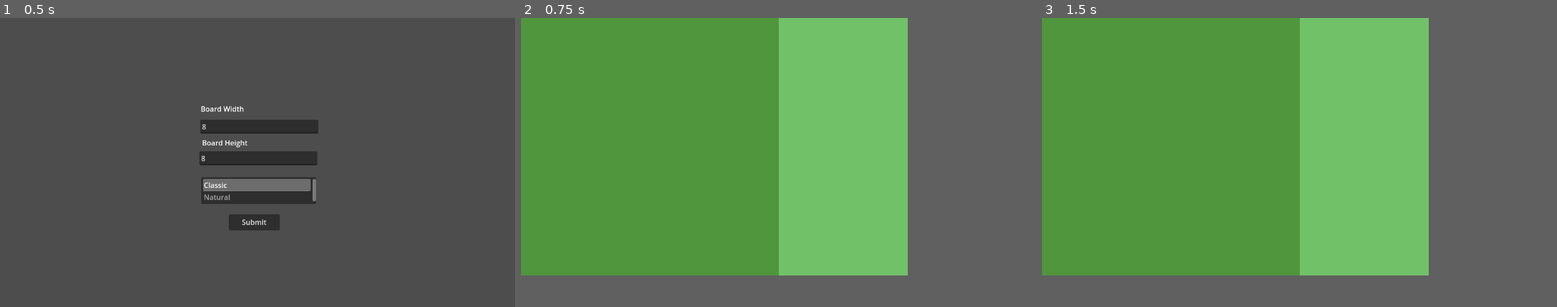
Above: before the commit, frames 1-3 (left to right).
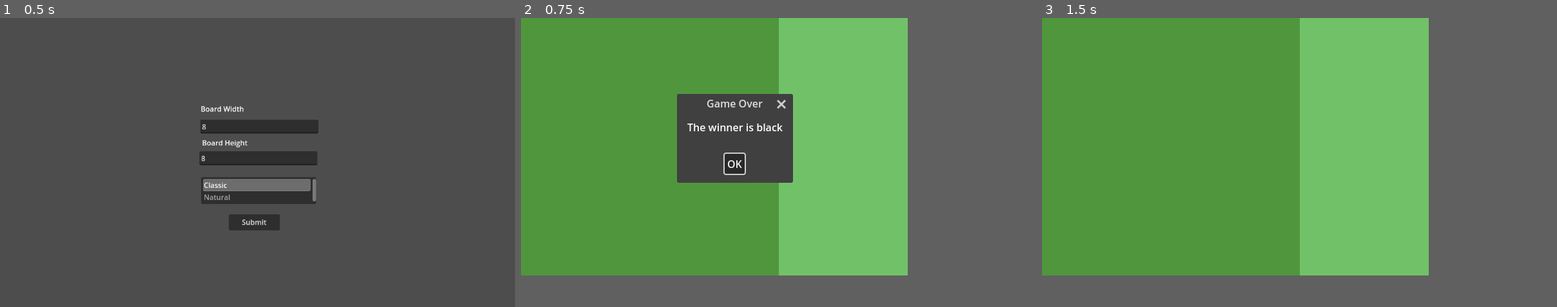
Above: after the commit, the same moments.

Repository: holerton/not-chess
Game: Godot game, scene res://scenes/start_menu.tscn
Two runs of this game, one before a commit and one after it. Both use one fixed random seed, a clock stepped at 60 frames per second and the inputs below.
Inputs (mouse positions are in pixels of both pictures, inside the frame that each line leads up to):
- Up to frame 1 (0.5 s): no input
- Up to frame 2 (0.75 s): click "Submit" at 0.5 s
- Up to frame 3 (1.5 s): click (1325, 182) at 1.25 s, where only the run after the commit has a clickable "OK"

Frame 1 is identical in both runs. In frame 2, 6.9% of the frame differs, in the area x 30-53%, y 26-58%; in frame 3, nothing differs.
Error before the commit: Parse Error: Could not resolve class "PieceContainer". (res://scripts/containers/Board.gd:2)
Error after the commit: Invalid access to property or key '_on_square_clicked' on a base object of type 'Control (ClassicMode.gd)'. (res://scripts/containers/PieceContainer.gd:37)

Commit message:
Bug fixes, new constants for states

Diff:
--- a/scripts/containers/Board.gd
+++ b/scripts/containers/Board.gd
@@ -2,15 +2,6 @@
 class_name Board
 ## Class that represents a chessboard. Contains instances of Square
 ## and a chessboard_map to easily find necessary information.
-
-## Emitted when user selects a piece on a chessboard
-signal existing_piece_selected(piece)
-
-## Emitted when user attacks a piece on a chessboard
-signal piece_attacked(other: BasePiece)
-
-## Emitted when user selects an empty square
-signal empty_square_selected(pos: String)
 
 ## Represents all the pieces on their respective places
 static var chessboard_map = []
--- a/scripts/containers/PieceContainer.gd
+++ b/scripts/containers/PieceContainer.gd
@@ -35,7 +35,7 @@
 			var size = Vector2(square_x_size, square_y_size)
 			var name = int_to_coords([j + 1, i + 1])
 			var reciever = get_node("../..")._on_square_clicked
-			var new_square = Square.new(dark, size, name)
+			var new_square = Square.new(dark, size, name, reciever)
 			add_child(new_square)
 
 ## Returns coordinate string from two integers
--- a/scripts/containers/PiecesSpawner.gd
+++ b/scripts/containers/PiecesSpawner.gd
@@ -3,8 +3,7 @@
 ## Class that stores the BasePieces used for cloning.
 ## Extends PieceContainer
 
-## Signal used when the user selects the BasePiece to clone
-signal final_selection(piece: BasePiece)
+signal move_army(piece: BasePiece)
 
 ## Button by pressing which the user indicates that he does not want to clone any BasePiece
 var move_army_button: Button
@@ -25,6 +24,8 @@
 
 	## Calling parent's _ready() method
 	super()
+
+	move_army.connect(get_node("../..").final_selection)
 
 	## Setting up the move_army_button
 	move_army_button = Button.new()
@@ -55,7 +56,7 @@
 
 ## Emits final_selection signal with null which means that no piece will be cloned
 func _move_army_button_pressed():
-	final_selection.emit(null)
+	move_army.emit(null)
 
 ## Creates all of the pieces in the PieceSpawner
 func basic_setup():
--- a/scripts/containers/Square.gd
+++ b/scripts/containers/Square.gd
@@ -10,6 +10,7 @@
 	square_clicked.emit(self)
 
 var state: int = 0
+var colors: Array = []
 
 ## Constructor, takes three arguments: dark, size, name.
 ## dark defines whether the square is bright or dark;
@@ -23,7 +24,6 @@
 		self.colors = [Color.ALICE_BLUE, Color.BLUE, Color.PALE_VIOLET_RED]
 
 	square_clicked.connect(signal_reciever)
-	self.container_name = get_parent().name
 	self.set_custom_minimum_size(size)
 	self.name = name
 	var panel = Panel.new()
@@ -37,6 +37,9 @@
 
 func set_action(action: Callable) -> void:
 	on_click = action
+
+func get_container_name() -> String:
+	return get_parent().name
 
 func flip_activity() -> void:
 	state = Global.ACTIVE if state == Global.PASSIVE else Global.PASSIVE
--- a/scripts/global.gd
+++ b/scripts/global.gd
@@ -3,3 +3,7 @@
 var board_width: int = 8
 var board_height: int = 8
 var tile_size: int = 50
+
+const PASSIVE = 0
+const ACTIVE = 1
+const ATTACKED = 2
